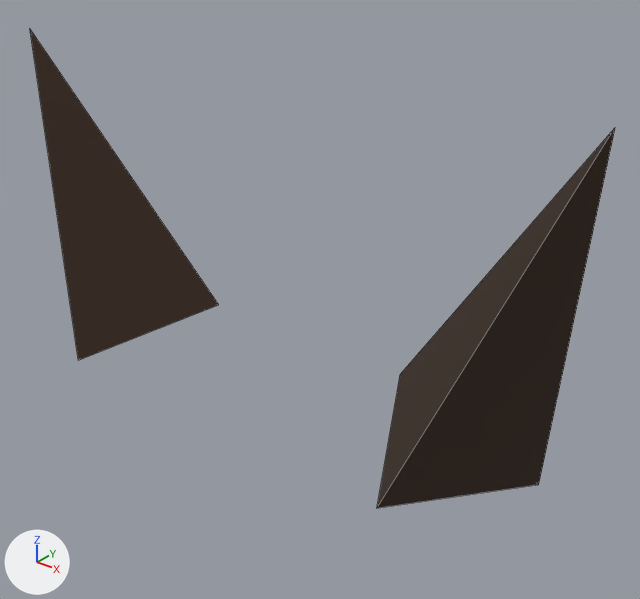
What one commit did to the glTF model assets/avatars/acc_kemo.glb.
Rendered twice from a camera (50 mm lens) standing at (0.345, -0.372, 1.359) and looking at (0.038, 0.012, 1.121). Arrows for +X, +Y and +Z are at lower left; the lights stay in place. The older version comes first. Mesh edges are drawn as thin lines. Where no turn or scale is listed for an object, it has been applied to the vertices. Vertices at exactly the same position are counted once.

Names of what the first picture shows: 'hair'.
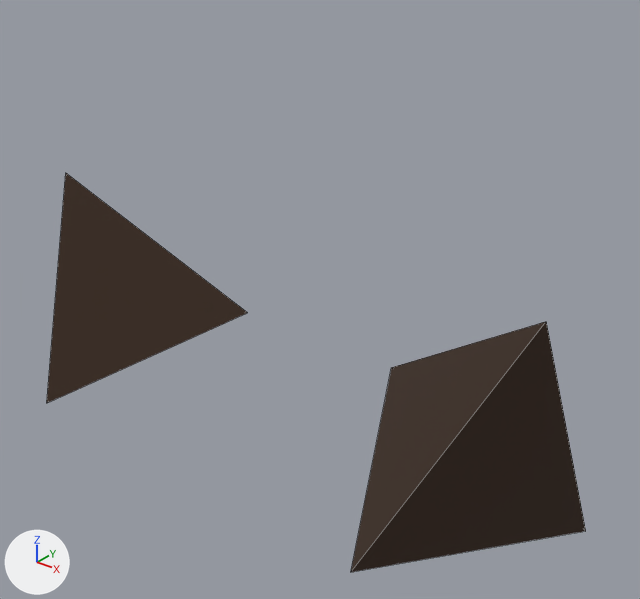
What differs and where, as boxes [x1, y1, x2, y2] in the pictures (640 x 599 px; the box of a moved part takes in the faces that stretch with it):
'hair', reshaped (8% narrower, 17% shorter): before [30, 29, 615, 508]; after [47, 173, 586, 572]
part 1 of me_hair_025, moved or reshaped: before [30, 29, 219, 360]; after [47, 173, 248, 403]
part 2 of me_hair_025, moved or reshaped: before [377, 128, 615, 508]; after [351, 322, 586, 572]

The change, as a list of edits to the scene's bpy script:
```text
Change me_hair_025:
    used by ob_hair; location = (0.0, 0.0, 0.0)
    remove me_hair_025.from_pydata(...)  # 8 vertices, 8 faces; spans x -0.21..0.21, y -0.052..0.041, z 1.032..1.26
    add me_hair_025.from_pydata(...)  # 8 vertices, 8 faces; spans x -0.208..0.208, y -0.08..0.055, z 1.003..1.16
    me_hair_025 part 1
    me_hair_025.vertices[0].co: (-0.129, -0.052, 1.047) -> (-0.133, -0.08, 1.024)  # pixel (78, 360) -> pixel (46, 403)
    me_hair_025.vertices[1].co: (-0.08, 0.041, 1.07) -> (-0.064, 0.055, 1.063)  # pixel (218, 304) -> pixel (247, 312)
    me_hair_025.vertices[2].co: (-0.181, 0.041, 1.032) -> (-0.208, 0.055, 1.003)
    me_hair_025.vertices[3].co: (-0.21, 0.0, 1.26) -> (-0.19, 0.0, 1.16)  # pixel (29, 28) -> pixel (65, 172)
    me_hair_025 part 2
    me_hair_025.vertices[4].co: (0.129, -0.052, 1.047) -> (0.133, -0.08, 1.024)  # pixel (376, 508) -> pixel (350, 572)
    me_hair_025.vertices[5].co: (0.181, 0.041, 1.032) -> (0.208, 0.055, 1.003)  # pixel (538, 484) -> pixel (585, 531)
    me_hair_025.vertices[6].co: (0.08, 0.041, 1.07) -> (0.064, 0.055, 1.063)  # pixel (400, 374) -> pixel (391, 367)
    me_hair_025.vertices[7].co: (0.21, 0.0, 1.26) -> (0.19, 0.0, 1.16)  # pixel (615, 127) -> pixel (546, 321)
```
